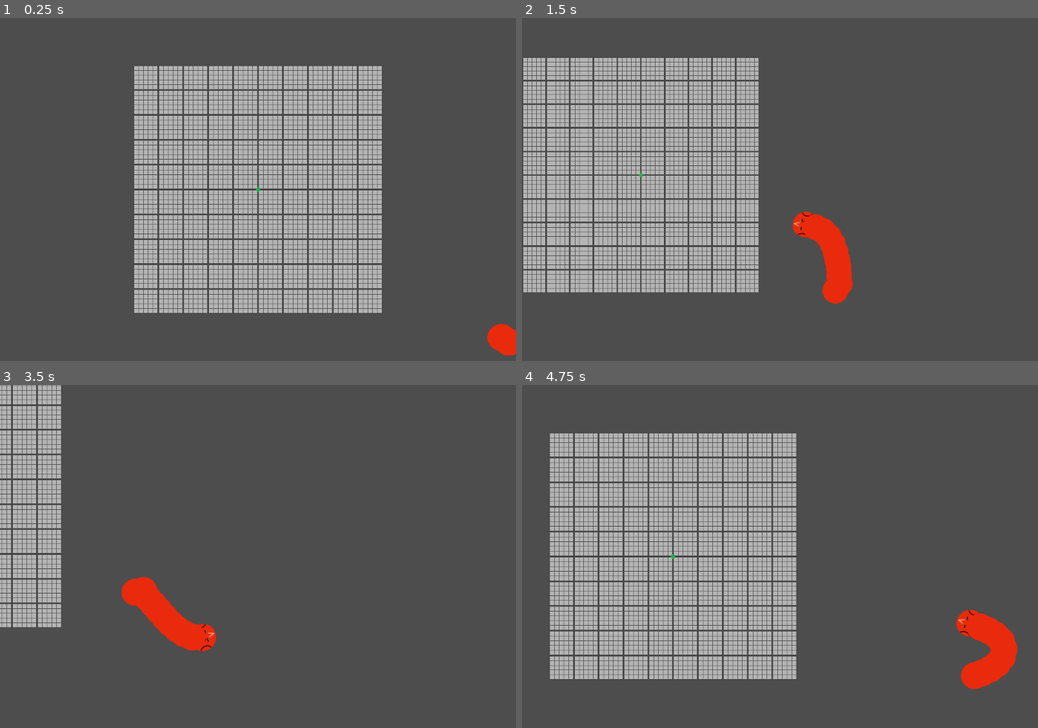
Above: before the commit, frames 1-4 (two rows, left to right).
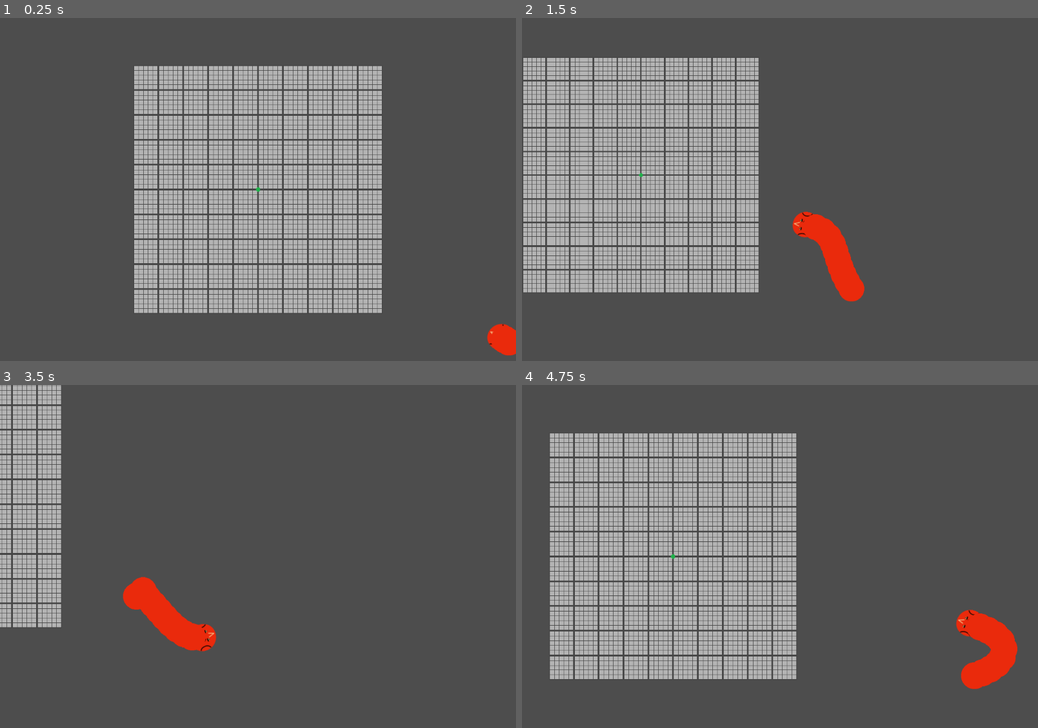
Above: after the commit, the same moments.

Repository: ficova174/SnakeEvolution
Game: Godot game, scene res://scenes/world.tscn
Two runs of this game, one before a commit and one after it. Both use one fixed random seed, a clock stepped at 60 frames per second and the inputs below.
Inputs (mouse positions are in pixels of both pictures, inside the frame that each line leads up to):
- Up to frame 1 (0.25 s): no input
- Up to frame 2 (1.5 s): move the mouse to (893, 172) at 0.52 s; hold D (right) 0.53-1.28 s; hold Space (dash) 0.53-1.28 s; move the mouse to (676, 206) at 1.27 s; hold S (down) from 1.28 s (still down); tap Mouse wheel up (zoom_in) at 1.35 s
- Up to frame 3 (3.5 s): move the mouse to (309, 481) at 2.02 s; release S (down) at 2.03 s; hold D (right) 2.03-2.78 s; tap Mouse wheel down (zoom_out) at 2.1 s; move the mouse to (232, 625) at 2.77 s; hold Up (up) from 2.78 s (still down); tap Space (dash) at 2.85 s
- Up to frame 4 (4.75 s): move the mouse to (934, 607) at 3.52 s; release Up (up) at 3.53 s; hold A (left) from 3.53 s (still down); tap Mouse wheel up (zoom_in) at 3.6 s; move the mouse to (625, 505) at 4.27 s; tap Mouse wheel down (zoom_out) at 4.35 s

The runs differ from the first frame. In frame 1, less than 0.1% of the frame differs, in the area x 94-100%, y 89-99%; in frame 2, 0.4%, in the area x 58-67%, y 65-84%; in frame 3, less than 0.1%; in frame 4, nothing differs.

Commit message:
new bodySegment doesn't move until the old tail drag it

Diff:
--- a/scripts/body_segment.gd
+++ b/scripts/body_segment.gd
@@ -1,2 +1,4 @@
 class_name BodySegment
 extends Area2D
+
+var moving: bool = false
--- a/scripts/player.gd
+++ b/scripts/player.gd
@@ -54,7 +54,7 @@
 func die() -> void:
 	print("dead")
 
-func _physics_process(delta: float) -> void:
+func _physics_process(_delta: float) -> void:
 	var body_to_head: Vector2 = body_segments[0].position.direction_to(head.position)
 	var distance: float = body_segments[0].position.distance_to(head.position)
 	if distance != segment_distance:
@@ -65,5 +65,11 @@
 		var back: BodySegment = body_segments[i]
 		var back_to_front: Vector2 = back.position.direction_to(front.position)
 		distance = back.position.distance_to(front.position)
+
+		if not back.moving and distance < segment_distance:
+			continue
+		elif not back.moving and distance >= segment_distance:
+			back.moving = true
+
 		if distance != segment_distance:
 			back.position += (distance - segment_distance) * back_to_front
